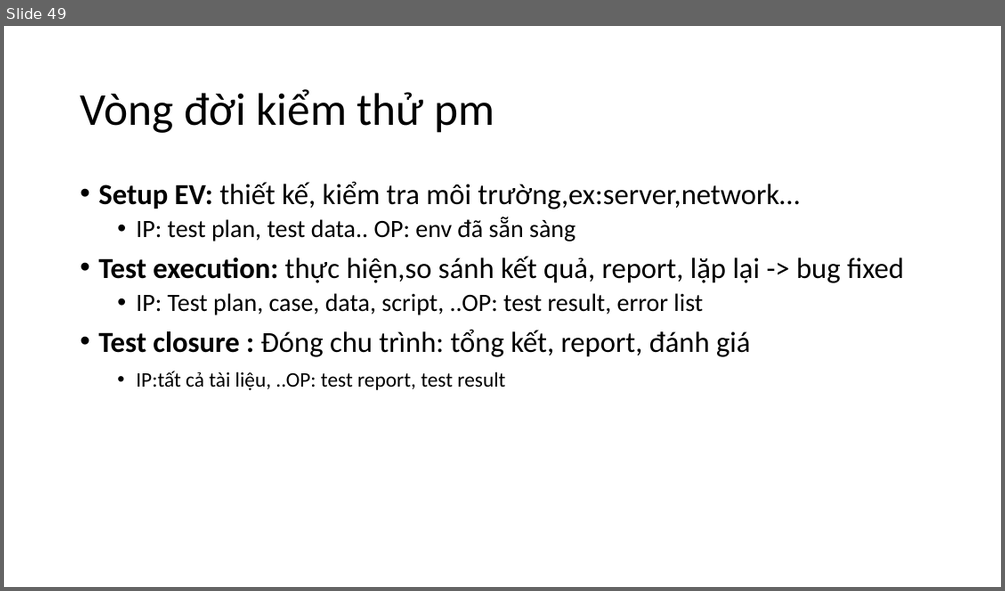
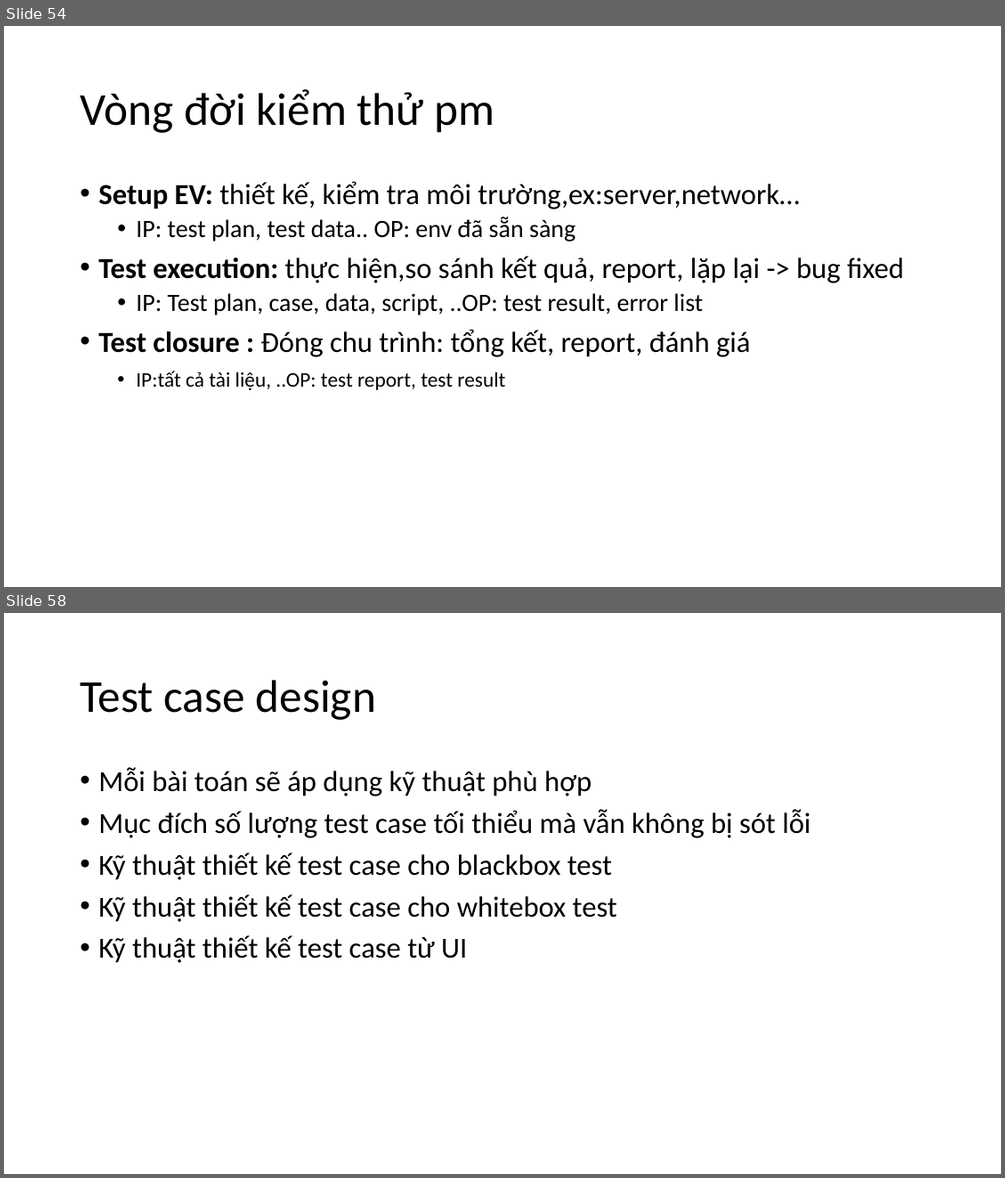
Before and after one commit to shinnobi/software_testing, a slide deck: slide/VMP_SOFTWARE_TEST.pptx. Shown one above the other, each under a label of ours: slide 49 before the commit, slides 54 and 58 after it; the slides between them are not shown. The pictures are 1005x591 and 1005x1178 pixels, drawn with LibreOffice and Linux fonts; fonts in the diff are those of the drawing. Boxes give left, top, right and bottom in pixels: in the first picture for what was removed or moved away, otherwise in the second. Text is boxed around its words. In the diff, an @@ line names an element or a change of style, - is before the commit and + after.

```diff
--- a/slide/VMP_SOFTWARE_TEST.pptx
+++ b/slide/VMP_SOFTWARE_TEST.pptx
@@ slide 58 added at [4, 613, 1001, 1174], background #FFFFFF @@
@@ title added at [80, 680, 376, 720], 44 pt, text #000000 @@
+Test case design
@@ text added at [98, 767, 810, 963], 28 pt, text #000000 @@
+• Mỗi bài toán sẽ áp dụng kỹ thuật phù hợp
+• Mục đích số lượng test case tối thiểu mà vẫn không bị sót lỗi
+• Kỹ thuật thiết kế test case cho blackbox test
+• Kỹ thuật thiết kế test case cho whitebox test
+• Kỹ thuật thiết kế test case từ UI
@@ what was slide 49 is now slide 54 @@
```
Also in this commit, not shown: 3 slides changed, 29 other slides added, 1 slide removed, 1 other file.
